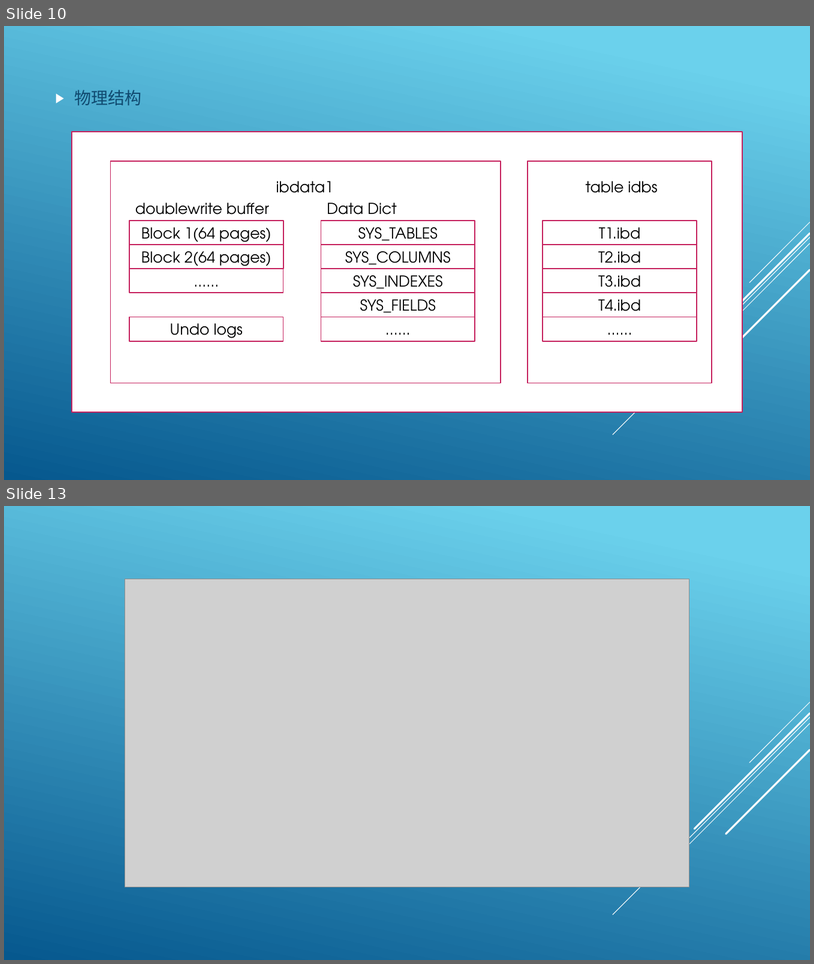
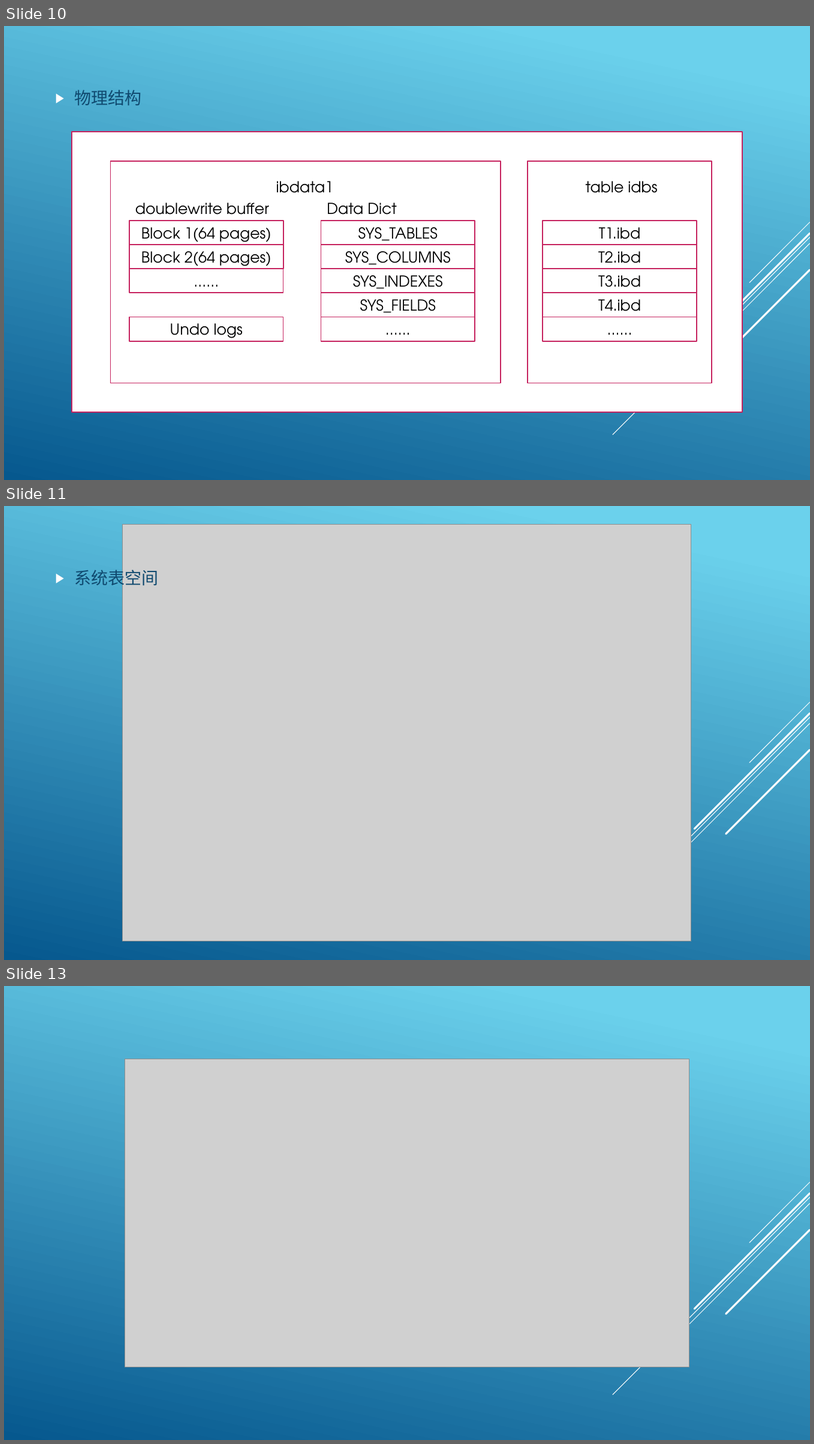
Before and after one commit to tank520/MyNote, a slide deck: 02 软件开发/03 数据库/MySQL.pptx. Shown one above the other, each under a label of ours: slides 10 and 13 before the commit, slides 10, 11 and 13 after it; the slides between them are not shown. The pictures are 814x964 and 814x1444 pixels, drawn with LibreOffice and Linux fonts; fonts in the diff are those of the drawing; grey boxes stand for pictures. Boxes give left, top, right and bottom in pixels: in the first picture for what was removed or moved away, otherwise in the second. Text is boxed around its words. In the diff, an @@ line names an element or a change of style, - is before the commit and + after.

```diff
--- a/02 软件开发/03 数据库/MySQL.pptx
+++ b/02 软件开发/03 数据库/MySQL.pptx
@@ slide 11 added at bbox=[4, 506, 810, 960], background gradient #6ED2EB to #06588E; not listed: 5 template elements that a slide beside it also shows @@
@@ picture added at bbox=[123, 525, 692, 942] @@
@@ text added at bbox=[74, 567, 158, 589], 20 pt, text #0F496F @@
+▶ 系统表空间
```
Also in this commit, not shown: 1 other slide added, 2 slides removed, 1 other file.
